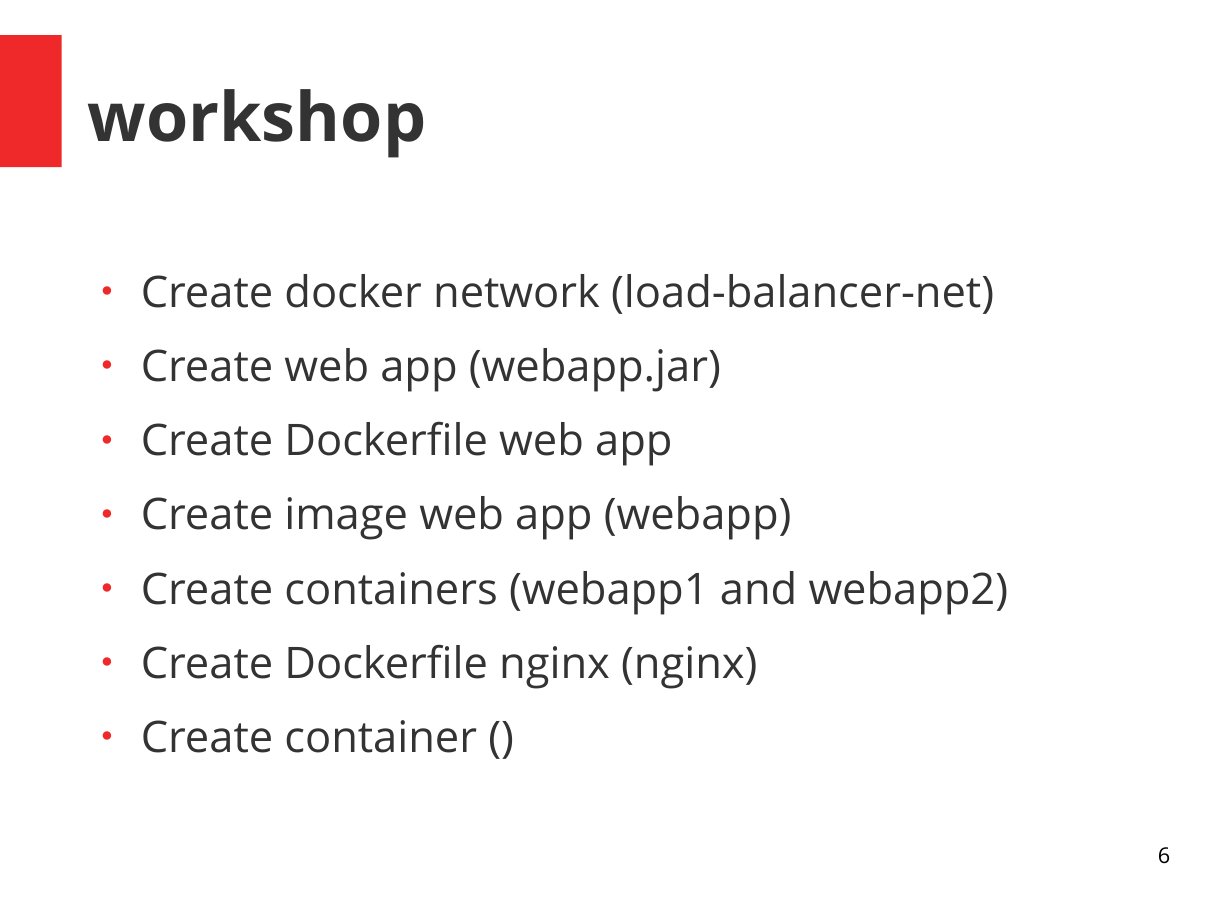
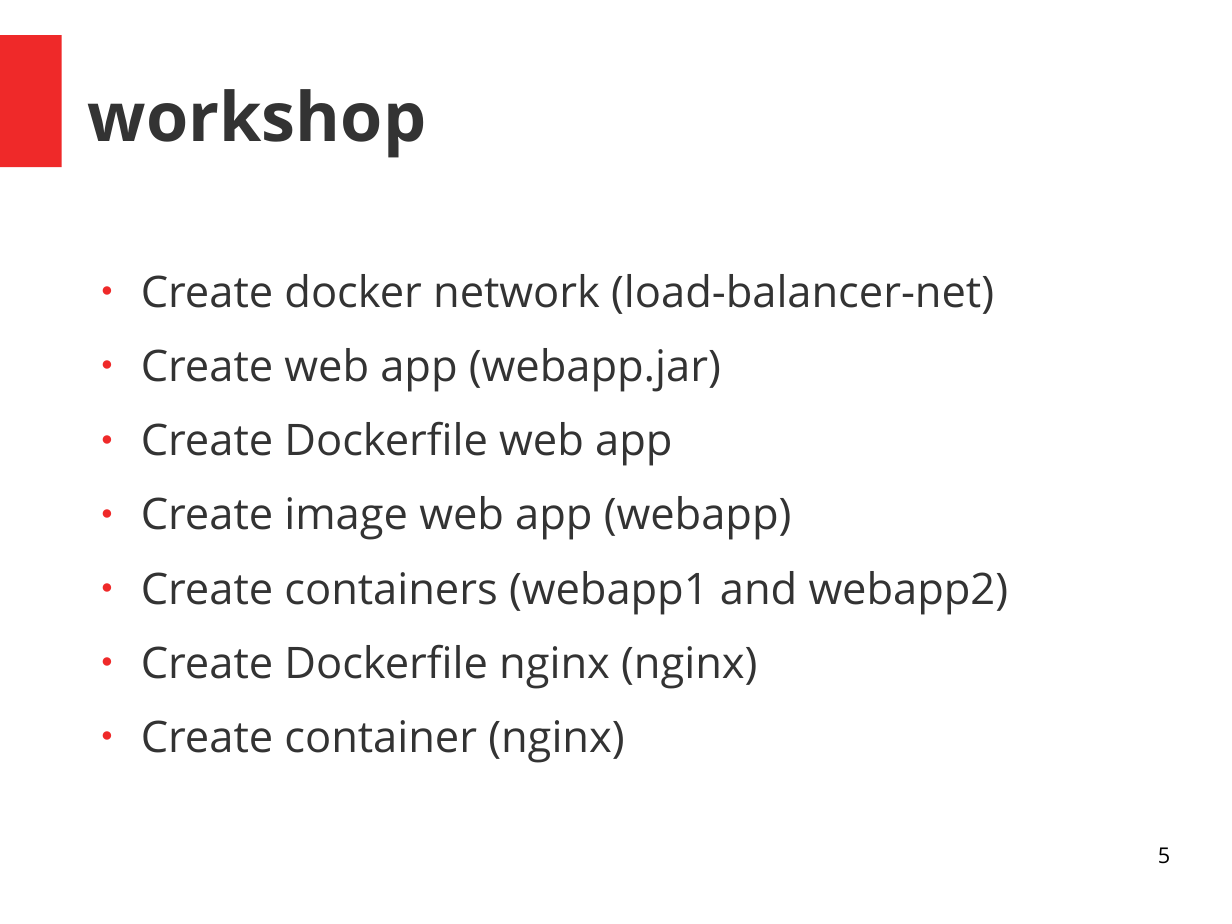
Before and after one commit to skuarch/dockerJava, a slide deck: slide 5 of dockerAndJava.odp (slide 6 before the commit). Drawn at 1232x924 pixels with LibreOffice and Linux fonts; fonts in the diff are those of the drawing. Boxes give left, top, right and bottom in pixels: in the first picture for what was removed or moved away, otherwise in the second. Text is boxed around its words. In the diff, an @@ line names an element or a change of style, - is before the commit and + after.

```diff
--- a/dockerAndJava.odp
+++ b/dockerAndJava.odp
@@ text at (x1=141, y1=720, x2=624, y2=763): text changed @@
-● Create container ()
+● Create container (nginx)
@@ page number at (x1=1158, y1=847, x2=1170, y2=864): text changed @@
-6
+5
```
Also in this commit, not shown: 1 other slide changed, 6 slides added, 2 slides removed, 10 other files.
